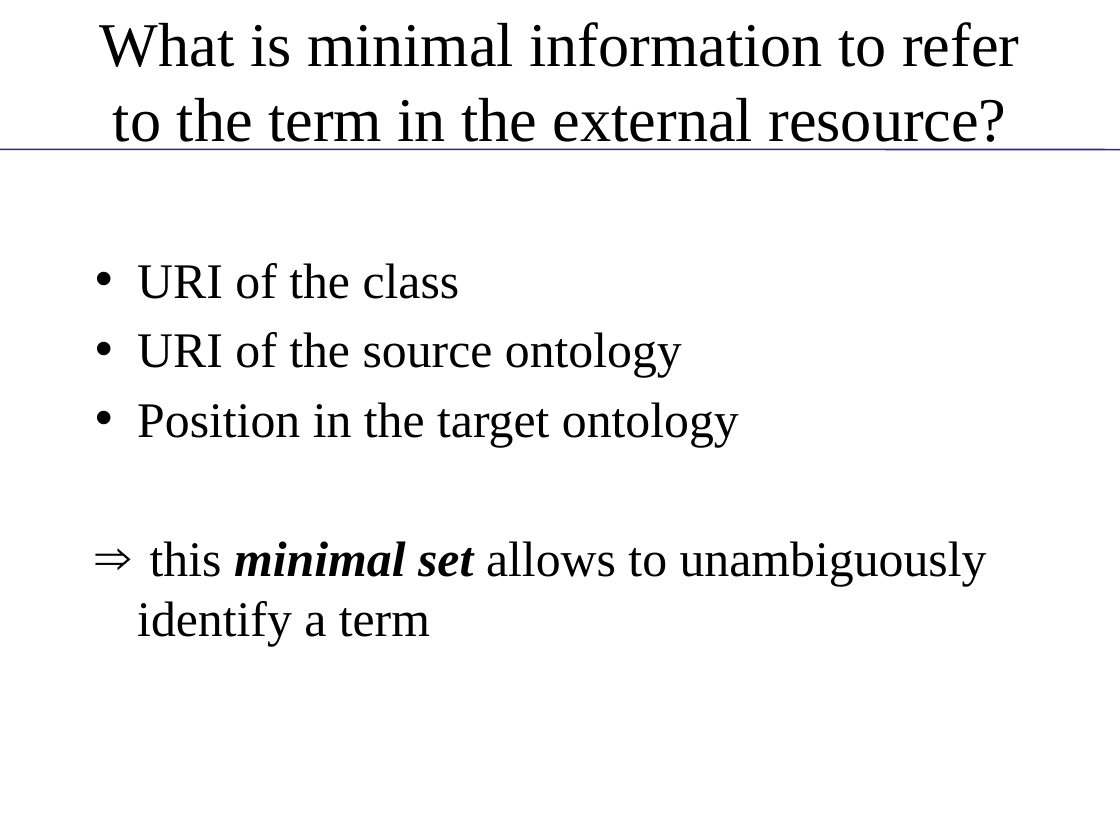
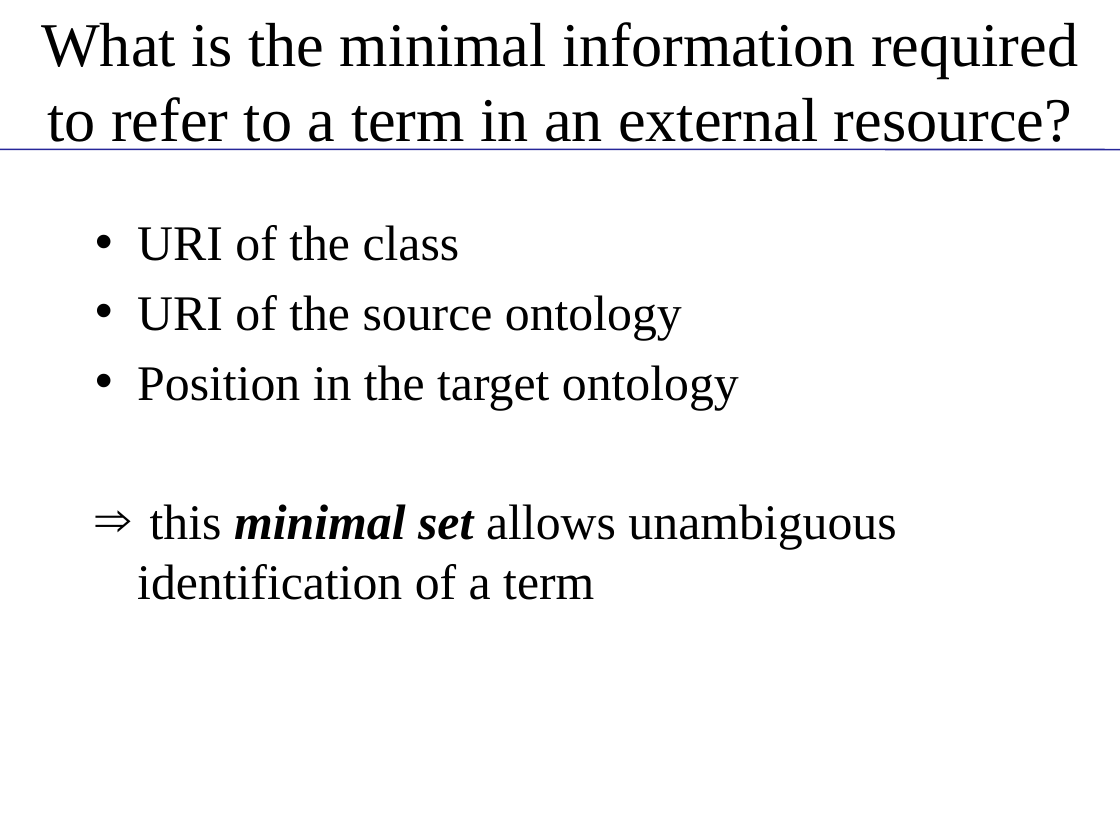
Before and after one commit to obi-ontology/obi-legacy-svn, a slide deck: slide 4 of trunk/docs/presentations/OBI tutorial July 2011 ICBO/MIREOT-View.pptx. Drawn at 1120x840 pixels with LibreOffice and Linux fonts; fonts in the diff are those of the drawing; background and template pictures are left out. Boxes give left, top, right and bottom in pixels: in the first picture for what was removed or moved away, otherwise in the second. Text is boxed around its words. In the diff, an @@ line names an element or a change of style, - is before the commit and + after.

```diff
--- a/trunk/docs/presentations/OBI tutorial July 2011 ICBO/MIREOT-View.pptx
+++ b/trunk/docs/presentations/OBI tutorial July 2011 ICBO/MIREOT-View.pptx
@@ title at <box>41,22,1078,151</box>: text changed @@
-What is minimal information to refer to the term in the external resource?
+What is the minimal information required to refer to a term in an external resource?
@@ text "URI of the class": place and size @@
-text "URI of the class" at <box>137,263,987,646</box>
+text "URI of the class" at <box>137,225,896,600</box>
@@ text at <box>137,504,896,600</box>: text changed @@
-⇒ this minimal set allows to unambiguously identify a term
+⇒ this minimal set allows unambiguous identification of a term
```
Also in this commit, not shown: 9 other slides changed.
